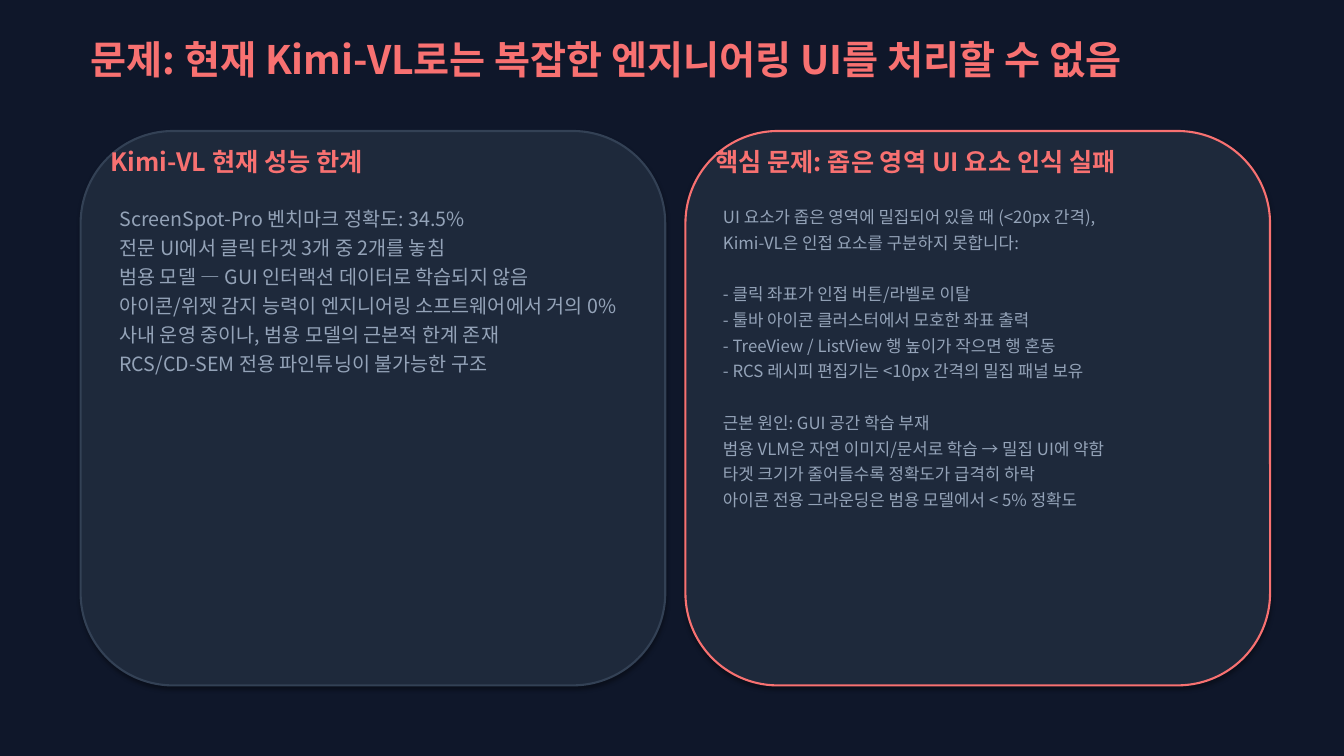
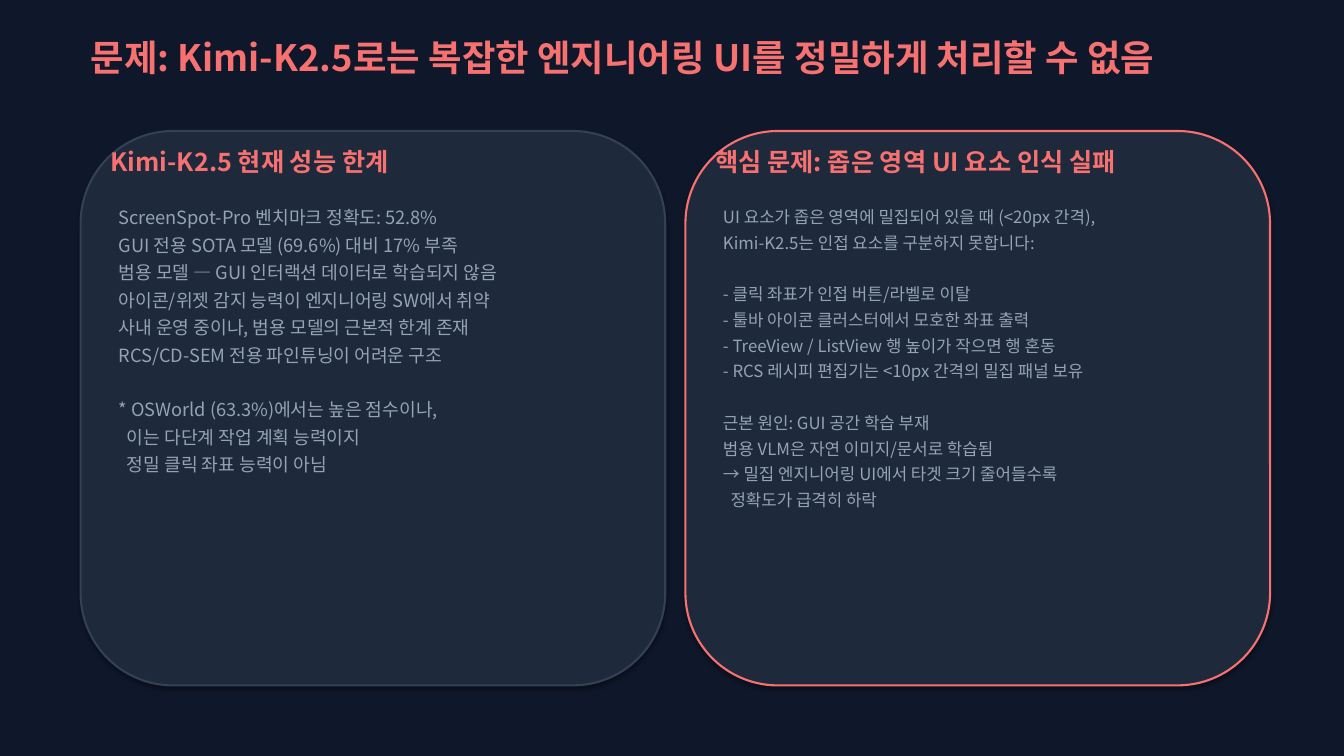
Before and after one commit to DarrenKoi/auto_recipe_creator, a slide deck: slide 2 of docs/gui_vlm_gpu_h200_proposal.pptx. Drawn at 1344x756 pixels with LibreOffice and Linux fonts; fonts in the diff are those of the drawing. Boxes give left, top, right and bottom in pixels: in the first picture for what was removed or moved away, otherwise in the second. Text is boxed around its words. In the diff, an @@ line names an element or a change of style, - is before the commit and + after.

```diff
--- a/docs/gui_vlm_gpu_h200_proposal.pptx
+++ b/docs/gui_vlm_gpu_h200_proposal.pptx
@@ text at bbox=[91, 40, 1154, 75]: text changed; size 28 to 26 pt @@
-문제: 현재 Kimi-VL로는 복잡한 엔지니어링 UI를 처리할 수 없음
+문제: Kimi-K2.5로는 복잡한 엔지니어링 UI를 정밀하게 처리할 수 없음
@@ text at bbox=[111, 150, 388, 174]: text changed @@
-Kimi-VL 현재 성능 한계
+Kimi-K2.5 현재 성능 한계
@@ text at bbox=[119, 209, 457, 256]: text changed; size 14 to 13 pt @@
-ScreenSpot-Pro 벤치마크 정확도: 34.5%
-전문 UI에서 클릭 타겟 3개 중 2개를 놓침
+ScreenSpot-Pro 벤치마크 정확도: 52.8%
+GUI 전용 SOTA 모델 (69.6%) 대비 17% 부족
@@ text at bbox=[723, 235, 1035, 250]: text changed @@
-Kimi-VL은 인접 요소를 구분하지 못합니다:
+Kimi-K2.5는 인접 요소를 구분하지 못합니다:
@@ text at bbox=[119, 264, 497, 337]: size 14 to 13 pt in "범용 모델 — GUI 인터랙션 데이터로 학습되지 ...", "사내 운영 중이나, 범용 모델의 근본적 한계 ..." @@
@@ text at bbox=[119, 292, 490, 310]: text changed; size 14 to 13 pt @@
-아이콘/위젯 감지 능력이 엔지니어링 소프트웨어에서 거의 0%
+아이콘/위젯 감지 능력이 엔지니어링 SW에서 취약
@@ text at bbox=[119, 347, 442, 473]: text changed; size 14 to 13 pt @@
-RCS/CD-SEM 전용 파인튜닝이 불가능한 구조
+RCS/CD-SEM 전용 파인튜닝이 어려운 구조
+* OSWorld (63.3%)에서는 높은 점수이나,
+이는 다단계 작업 계획 능력이지
+정밀 클릭 좌표 능력이 아님
@@ text at bbox=[723, 441, 1057, 507]: text changed @@
-범용 VLM은 자연 이미지/문서로 학습 → 밀집 UI에 약함
-타겟 크기가 줄어들수록 정확도가 급격히 하락
-아이콘 전용 그라운딩은 범용 모델에서 < 5% 정확도
+범용 VLM은 자연 이미지/문서로 학습됨
+→ 밀집 엔지니어링 UI에서 타겟 크기 줄어들수록
+정확도가 급격히 하락
```
Also in this commit, not shown: 7 other slides changed, 1 slide added, 2 other files.
